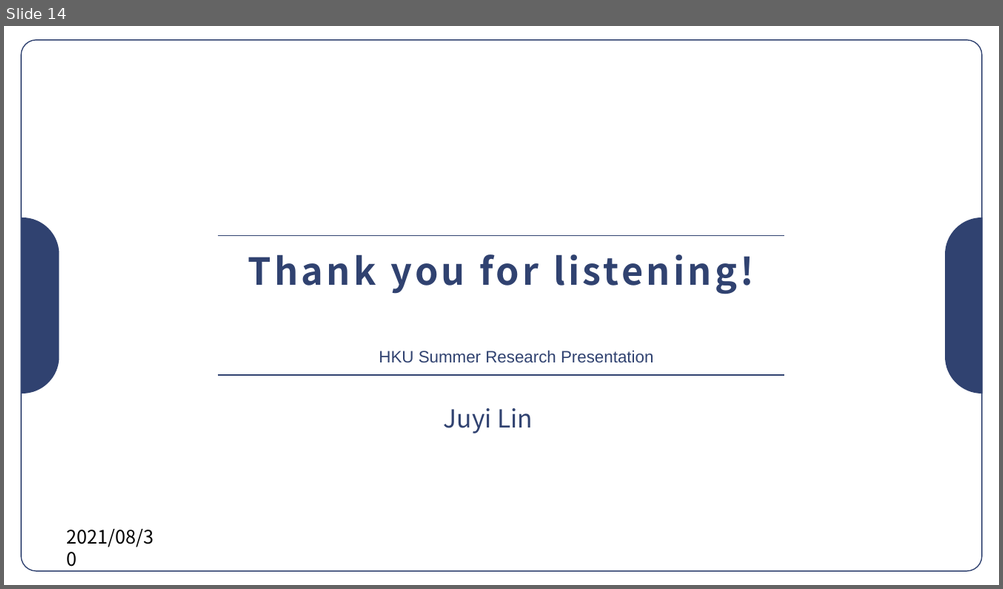
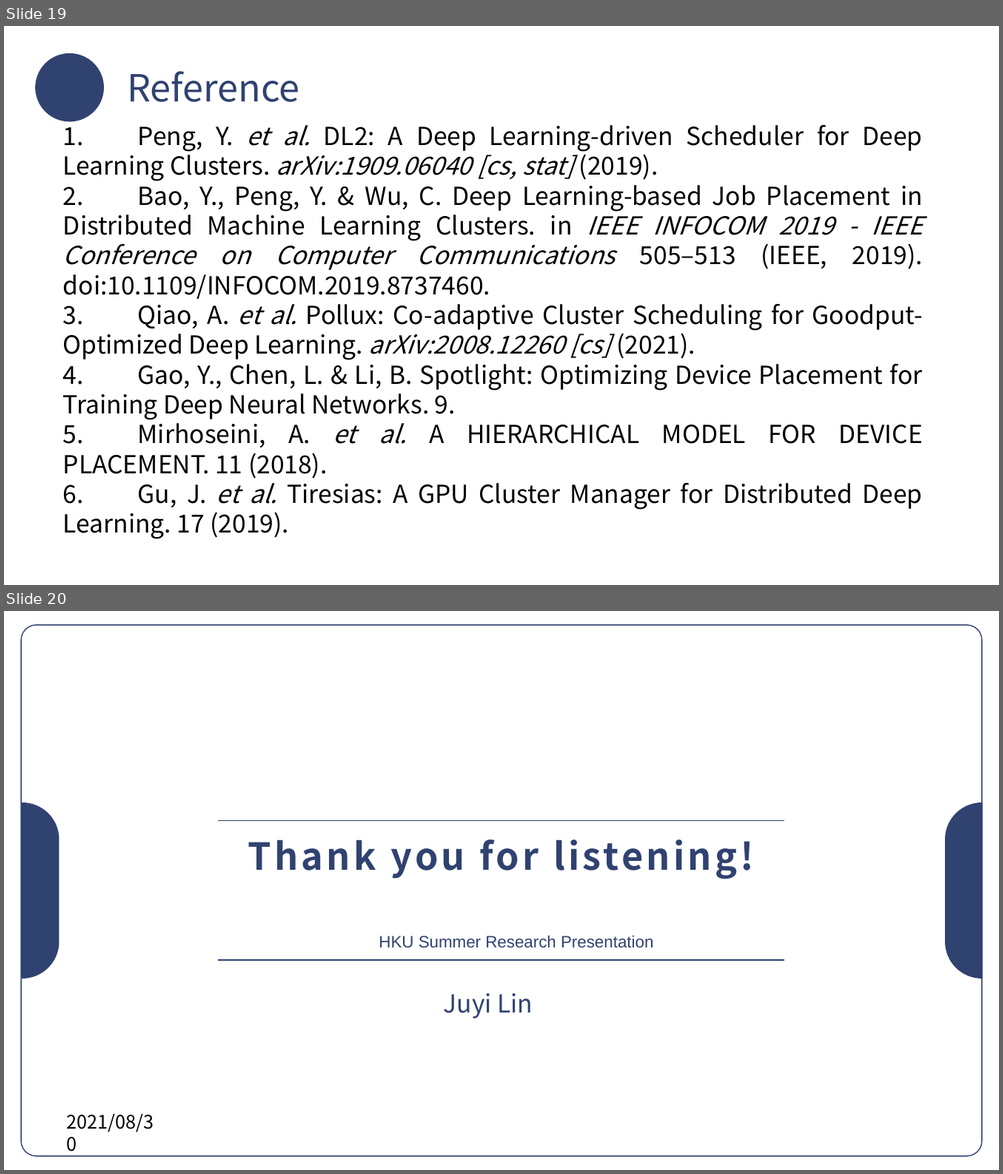
Before and after one commit to LukeLIN-web/distrubuted-ML-system, a slide deck: final report.pptx. Shown one above the other, each under a label of ours: slide 14 before the commit, slides 19 and 20 after it. The pictures are 1003x589 and 1003x1174 pixels, drawn with LibreOffice and Linux fonts; fonts in the diff are those of the drawing. Boxes give left, top, right and bottom in pixels: in the first picture for what was removed or moved away, otherwise in the second. Text is boxed around its words. In the diff, an @@ line names an element or a change of style, - is before the commit and + after.

```diff
--- a/final report.pptx
+++ b/final report.pptx
@@ slide 19 added at (x1=4, y1=26, x2=999, y2=585), background #FFFFFF @@
@@ ellipse added at (x1=35, y1=53, x2=104, y2=122), fill #304270 @@
@@ text added at (x1=127, y1=71, x2=299, y2=102), 36 pt, text #304270 @@
+Reference
@@ text added at (x1=63, y1=120, x2=922, y2=540), 24 pt, text #000000 @@
+1. Peng, Y. et al. DL2: A Deep Learning-driven Scheduler for Deep Learning Clusters. arXiv:1909.06040 [cs, stat] (2019).
+2. Bao, Y., Peng, Y. & Wu, C. Deep Learning-based Job Placement in Distributed Machine Learning Clusters. in IEEE INFOCOM 2019 - IEEE Conference on Computer Communications 505–513 (IEEE, 2019). doi:10.1109/INFOCOM.2019.8737460.
+3. Qiao, A. et al. Pollux: Co-adaptive Cluster Scheduling for Goodput-Optimized Deep Learning. arXiv:2008.12260 [cs] (2021).
+4. Gao, Y., Chen, L. & Li, B. Spotlight: Optimizing Device Placement for Training Deep Neural Networks. 9.
+5. Mirhoseini, A. et al. A HIERARCHICAL MODEL FOR DEVICE PLACEMENT. 11 (2018).
+6. Gu, J. et al. Tiresias: A GPU Cluster Manager for Distributed Deep Learning. 17 (2019).
@@ what was slide 14 is now slide 20 @@
```
Also in this commit, not shown: 3 slides changed, 15 other slides added, 10 slides removed, 15 other files.
